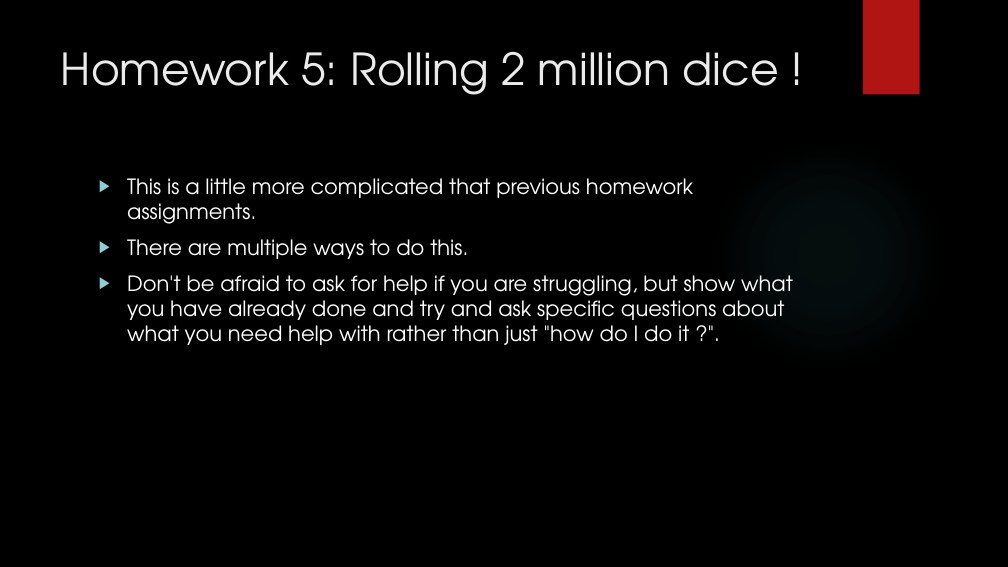
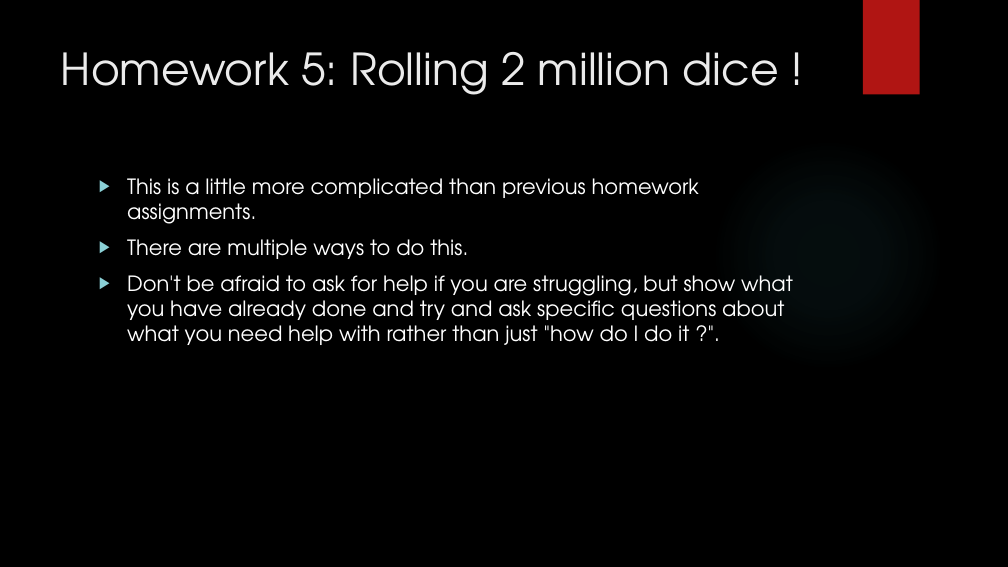
Before and after one commit to davidgroves/DGM_Tutorials, a slide deck: slide 30 of week5/week5.pptx. Drawn at 1008x567 pixels with LibreOffice and Linux fonts; fonts in the diff are those of the drawing; background and template pictures are left out. Boxes give left, top, right and bottom in pixels: in the first picture for what was removed or moved away, otherwise in the second. Text is boxed around its words. In the diff, an @@ line names an element or a change of style, - is before the commit and + after.

```diff
--- a/week5/week5.pptx
+++ b/week5/week5.pptx
@@ text at [127,178,699,224]: text changed @@
-▶ This is a little more complicated that previous homework assignments.
+▶ This is a little more complicated than previous homework assignments.
```
Also in this commit, not shown: 14 other slides changed, 1 other file.
